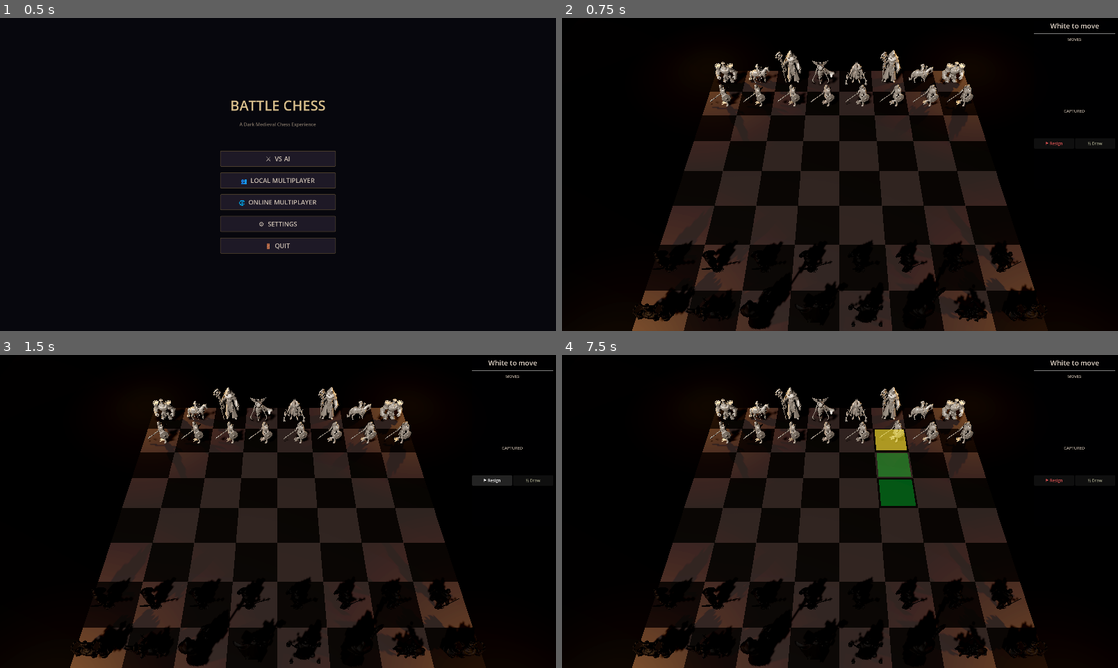
Above: before the commit, frames 1-4 (two rows, left to right).
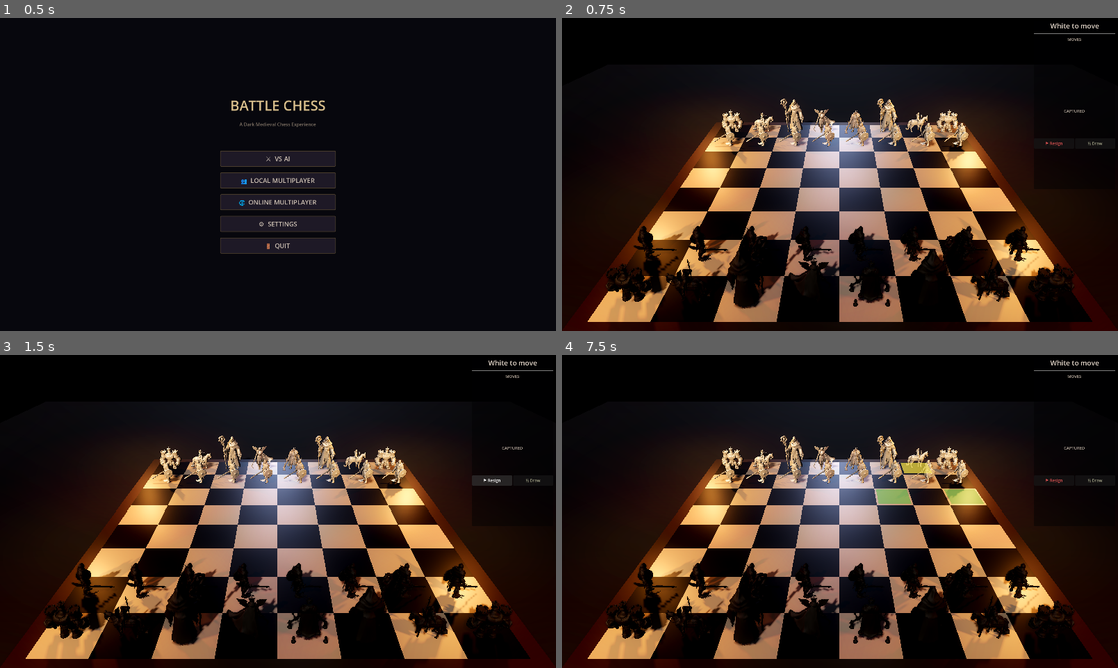
Above: after the commit, the same moments.

Repository: jmmcclure/battlechess
Game: Godot game, scene res://scenes/main.tscn
Same seed, same stepped clock (60 frames per second), same inputs: the game is played once before the commit and once after it.
Inputs (mouse positions are in pixels of both pictures, inside the frame that each line leads up to):
- Up to frame 1 (0.5 s): no input
- Up to frame 2 (0.75 s): click "⚔ VS AI" at 0.5 s
- Up to frame 3 (1.5 s): click "⚑ Resign" at 1.25 s
- Up to frame 4 (7.5 s): click "½ Draw" at 2 s; click "⚑ Resign" at 2.75 s; click "½ Draw" at 3.5 s; click "⚑ Resign" at 4.25 s; click "½ Draw" at 5 s; tap Enter at 5.75, 7.25 s; move the mouse to (962, 495) at 5.77 s; click (962, 495) at 5.92 s; tap Space at 6.02, 6.5 s; drag from (728, 527) to (812, 574) at 6.52 s; move the mouse to (895, 442) at 7.27 s; click (895, 442) at 7.42 s

Frame 1 is identical in both runs. In frame 2, 48% of the frame differs, in the area x 0-100%, y 10-100%; in frame 3, 48%; in frame 4, 49%.

Commit message:
Scale pieces properly, lower camera, prettier board
- Piece heights: Pawn=2, Rook=4, Knight=3.8, Bishop=3.2, Queen=4.5, King=5
- Camera: lowered to eye-level (y=10, z=16, -30deg pitch, fov=45)
- Board squares: high-contrast dark obsidian vs warm ivory, polished
- 6 torches (added mid-side pair), subtle blue moonlight fill
- SSAO, SSR, stronger glow for atmospheric depth
- Decorative wood board frame border
- Larger stone floor (50x50)

Co-authored-by: Copilot <223556219+Copilot@users.noreply.github.com>

Diff:
--- a/scripts/chess/board.gd
+++ b/scripts/chess/board.gd
@@ -304,11 +304,15 @@
 
 			var mat := StandardMaterial3D.new()
 			if (rank + file) % 2 == 0:
-				mat.albedo_color = Color(0.15, 0.12, 0.1)  # Dark squares
+				# Dark squares — polished dark wood/obsidian
+				mat.albedo_color = Color(0.08, 0.06, 0.05)
+				mat.metallic = 0.15
+				mat.roughness = 0.4
 			else:
-				mat.albedo_color = Color(0.35, 0.3, 0.28)  # Light squares
-			mat.metallic = 0.1
-			mat.roughness = 0.8
+				# Light squares — warm ivory/marble
+				mat.albedo_color = Color(0.55, 0.48, 0.4)
+				mat.metallic = 0.05
+				mat.roughness = 0.35
 			square.material_override = mat
 
 			square.position = Vector3(
@@ -318,7 +322,6 @@
 			)
 			square.name = "Square_%d_%d" % [file, rank]
 			add_child(square)
-	# No board border — was rendering as visible black bars
 
 
 func _highlight_moves() -> void:
@@ -381,7 +384,7 @@
 
 func _fit_model_to_square(model: Node3D, type: int) -> void:
 	# Target heights per piece type — how tall they should be in world units
-	var target_heights := [0.0, 2.0, 3.5, 3.0, 3.2, 4.0, 4.0]
+	var target_heights := [0.0, 2.0, 4.0, 3.8, 3.2, 4.5, 5.0]
 	var target_h: float = target_heights[type]
 
 	# Compute the combined AABB of all mesh children recursively
--- a/scripts/game_controller.gd
+++ b/scripts/game_controller.gd
@@ -43,64 +43,96 @@
 
 
 func _setup_camera() -> void:
-	game_camera.position = Vector3(0, 14, 10)
-	game_camera.rotation_degrees = Vector3(-55, 0, 0)
-	game_camera.fov = 50.0
+	# More eye-level angle — looking across the board
+	game_camera.position = Vector3(0, 10, 16)
+	game_camera.rotation_degrees = Vector3(-30, 0, 0)
+	game_camera.fov = 45.0
 
 
 func _setup_lighting() -> void:
-	environment_light.rotation_degrees = Vector3(-45, -30, 0)
-	environment_light.light_energy = 0.6
+	environment_light.rotation_degrees = Vector3(-40, -25, 0)
+	environment_light.light_energy = 0.5
 	environment_light.shadow_enabled = true
+	environment_light.light_color = Color(1.0, 0.95, 0.9)
 
 	# Ambient lighting via WorldEnvironment
 	var env := WorldEnvironment.new()
 	var environment := Environment.new()
 	environment.background_mode = Environment.BG_COLOR
-	environment.background_color = Color(0.03, 0.03, 0.05)
+	environment.background_color = Color(0.02, 0.02, 0.04)
 	environment.ambient_light_source = Environment.AMBIENT_SOURCE_COLOR
-	environment.ambient_light_color = Color(0.15, 0.12, 0.1)
-	environment.ambient_light_energy = 0.4
+	environment.ambient_light_color = Color(0.12, 0.1, 0.08)
+	environment.ambient_light_energy = 0.5
 	environment.tonemap_mode = 3  # ACES
 	environment.glow_enabled = true
-	environment.glow_intensity = 0.3
+	environment.glow_intensity = 0.4
+	environment.glow_bloom = 0.3
+	environment.ssao_enabled = true
+	environment.ssao_radius = 2.0
+	environment.ssao_intensity = 1.5
+	environment.ssr_enabled = true
 	environment.fog_enabled = true
-	environment.fog_light_color = Color(0.05, 0.04, 0.03)
-	environment.fog_density = 0.01
+	environment.fog_light_color = Color(0.06, 0.04, 0.03)
+	environment.fog_density = 0.005
 	env.environment = environment
 	env.name = "WorldEnvironment"
 	add_child(env)
 
 
 func _setup_environment() -> void:
-	# Torches around the board
+	# Torches around the board — warm flickering light
 	var torch_positions := [
-		Vector3(-9, 3, -9), Vector3(9, 3, -9),
-		Vector3(-9, 3, 9), Vector3(9, 3, 9),
+		Vector3(-10, 4, -10), Vector3(10, 4, -10),
+		Vector3(-10, 4, 10), Vector3(10, 4, 10),
+		Vector3(-10, 4, 0), Vector3(10, 4, 0),  # Mid-side torches
 	]
 	for i in range(torch_positions.size()):
 		var torch_light := OmniLight3D.new()
 		torch_light.position = torch_positions[i]
-		torch_light.light_color = Color(1.0, 0.7, 0.3)
-		torch_light.light_energy = 2.0
-		torch_light.omni_range = 12.0
-		torch_light.omni_attenuation = 1.5
+		torch_light.light_color = Color(1.0, 0.65, 0.25)
+		torch_light.light_energy = 2.5
+		torch_light.omni_range = 14.0
+		torch_light.omni_attenuation = 1.2
 		torch_light.shadow_enabled = true
 		torch_light.name = "Torch_%d" % i
 		add_child(torch_light)
 
-	# Floor beneath the board
+	# Fill light from behind camera — subtle blue moonlight
+	var fill_light := DirectionalLight3D.new()
+	fill_light.rotation_degrees = Vector3(-20, 180, 0)
+	fill_light.light_energy = 0.15
+	fill_light.light_color = Color(0.6, 0.7, 0.9)
+	fill_light.name = "FillLight"
+	add_child(fill_light)
+
+	# Stone floor beneath the board
 	var floor_mesh := MeshInstance3D.new()
 	var plane := PlaneMesh.new()
-	plane.size = Vector2(40, 40)
+	plane.size = Vector2(50, 50)
 	floor_mesh.mesh = plane
-	floor_mesh.position.y = -0.2
+	floor_mesh.position.y = -0.1
 	var floor_mat := StandardMaterial3D.new()
-	floor_mat.albedo_color = Color(0.05, 0.04, 0.03)
-	floor_mat.roughness = 0.9
+	floor_mat.albedo_color = Color(0.06, 0.05, 0.04)
+	floor_mat.roughness = 0.85
+	floor_mat.metallic = 0.05
 	floor_mesh.material_override = floor_mat
 	floor_mesh.name = "Floor"
 	add_child(floor_mesh)
+
+	# Board frame — decorative border around the playing surface
+	var frame_size: float = 2.0 * 8 + 1.2  # SQUARE_SIZE * 8 + border
+	var frame := MeshInstance3D.new()
+	var frame_mesh := BoxMesh.new()
+	frame_mesh.size = Vector3(frame_size, 0.15, frame_size)
+	frame.mesh = frame_mesh
+	frame.position.y = -0.08
+	var frame_mat := StandardMaterial3D.new()
+	frame_mat.albedo_color = Color(0.18, 0.12, 0.06)
+	frame_mat.roughness = 0.5
+	frame_mat.metallic = 0.15
+	frame.material_override = frame_mat
+	frame.name = "BoardFrame"
+	add_child(frame)
 
 
 func _on_game_started(_mode: String) -> void:
